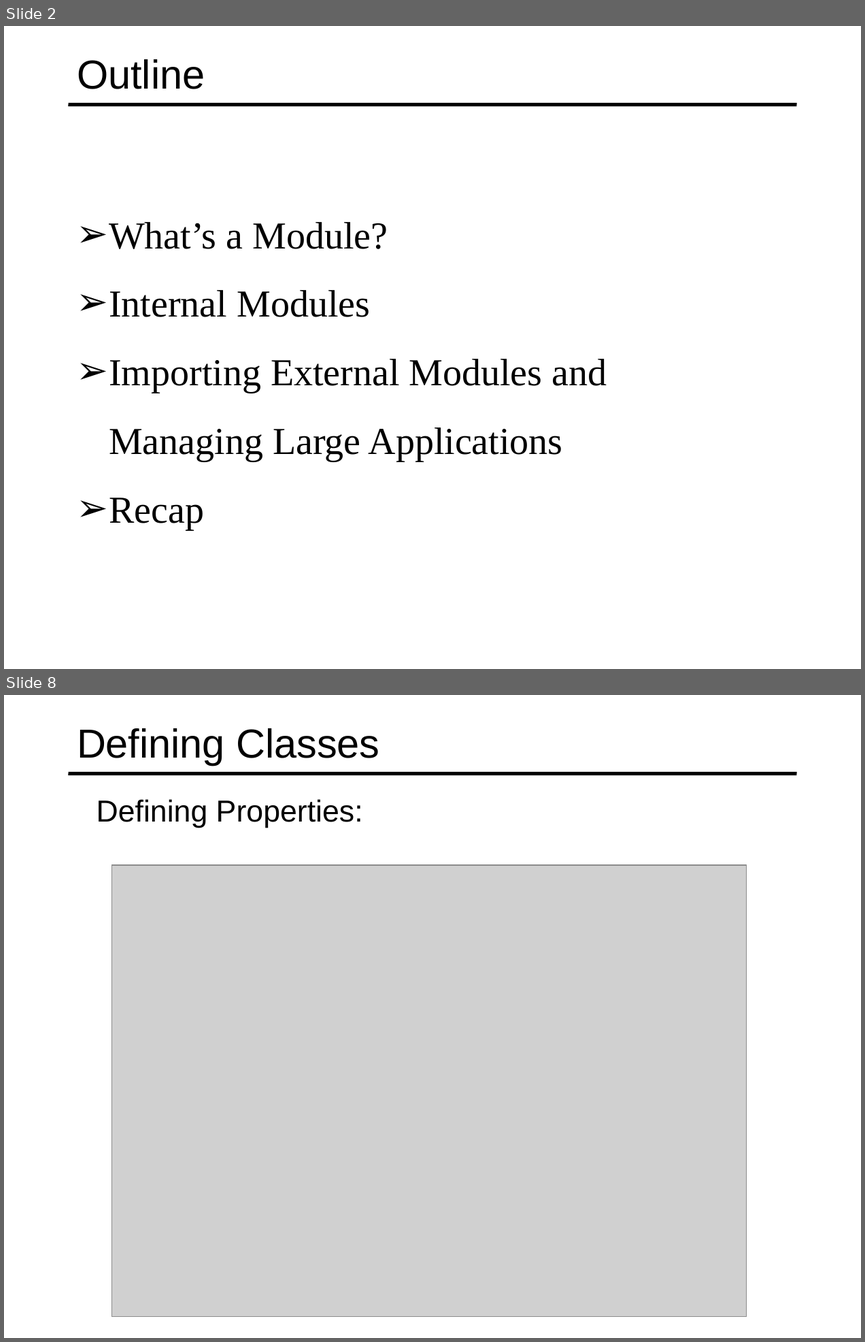
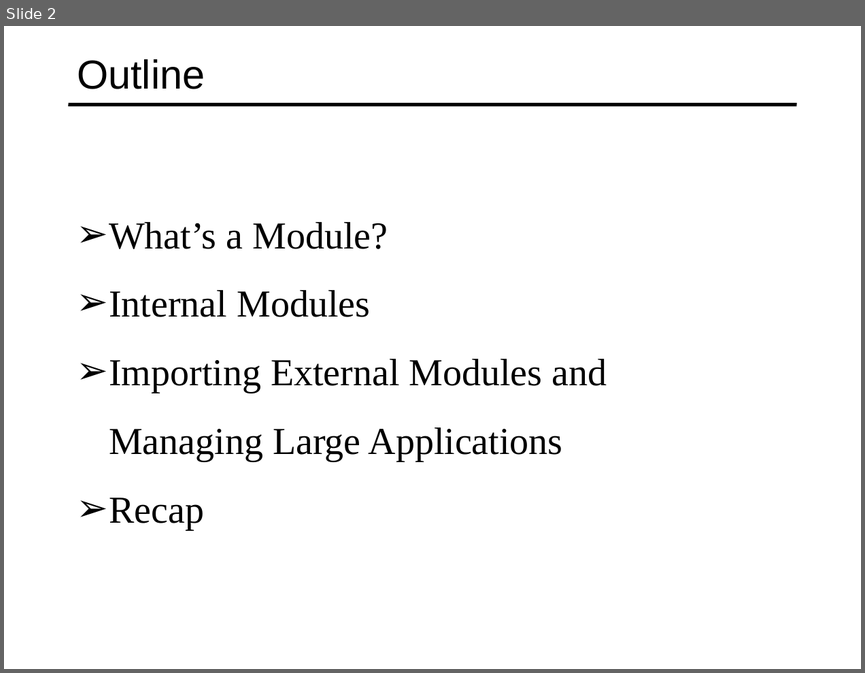
Before and after one commit to specter01wj/Jago_Link_Training, a slide deck: Angular/Angular7/TypeScript Fundamentals/4.Modules/L4_Modules.ppt. Shown one above the other, each under a label of ours: slides 2 and 8 before the commit, slide 2 after it; the slides between them are not shown. The pictures are 865x1342 and 865x673 pixels, drawn with LibreOffice and Linux fonts; fonts in the diff are those of the drawing; grey boxes stand for pictures. Boxes give left, top, right and bottom in pixels: in the first picture for what was removed or moved away, otherwise in the second. Text is boxed around its words. In the diff, an @@ line names an element or a change of style, - is before the commit and + after.

```diff
--- a/Angular/Angular7/TypeScript Fundamentals/4.Modules/L4_Modules.ppt
+++ b/Angular/Angular7/TypeScript Fundamentals/4.Modules/L4_Modules.ppt
@@ slide 8 removed at (4,695,861,1338), background #FFFFFF; not listed: 1 template element that a slide beside it also shows @@
@@ title removed at (77,728,379,764) @@
-Defining Classes
@@ text removed at (96,799,363,828) @@
-  Defining Properties:
@@ picture removed at (112,864,747,1317) @@
```
Also in this commit, not shown: 1 slide changed, 14 slides added, 20 other slides removed, 15 other files.
